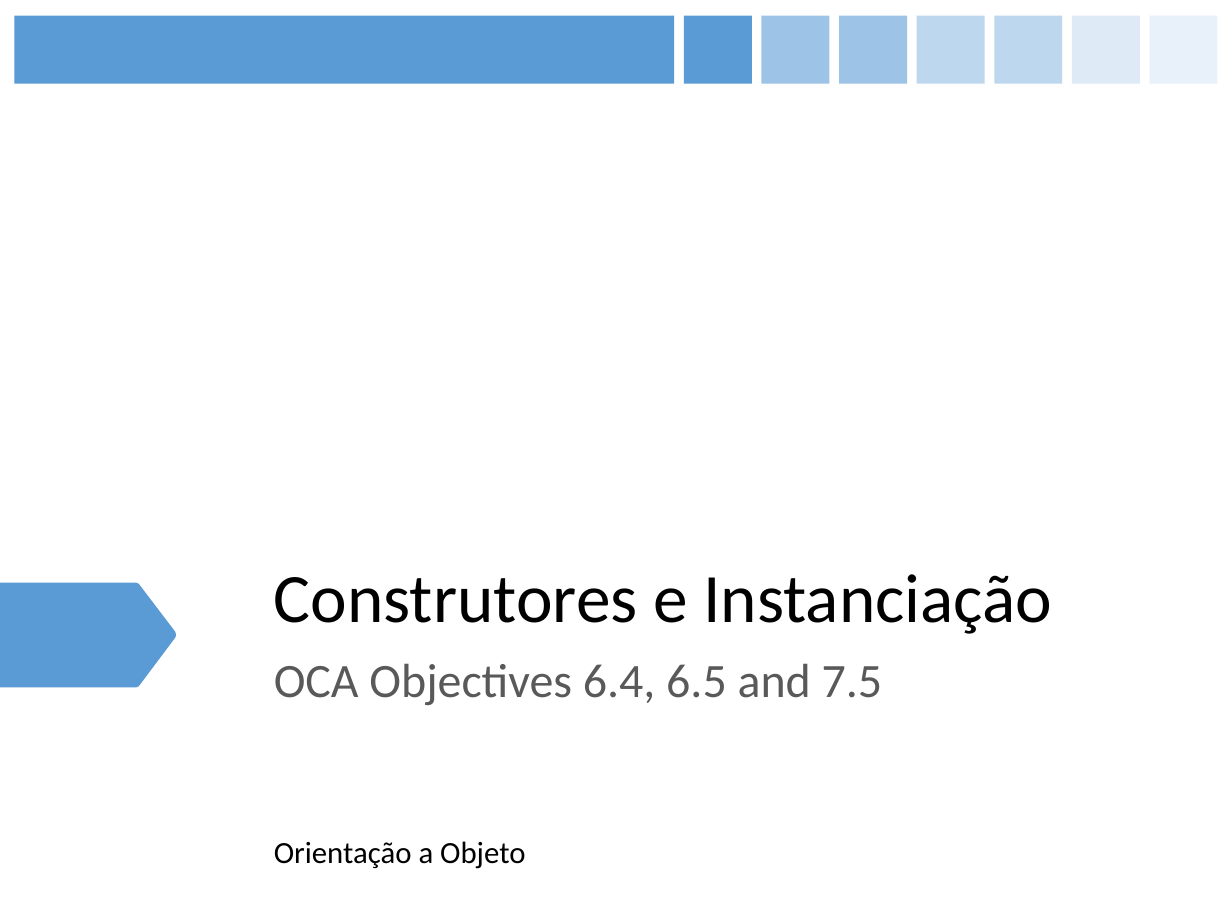
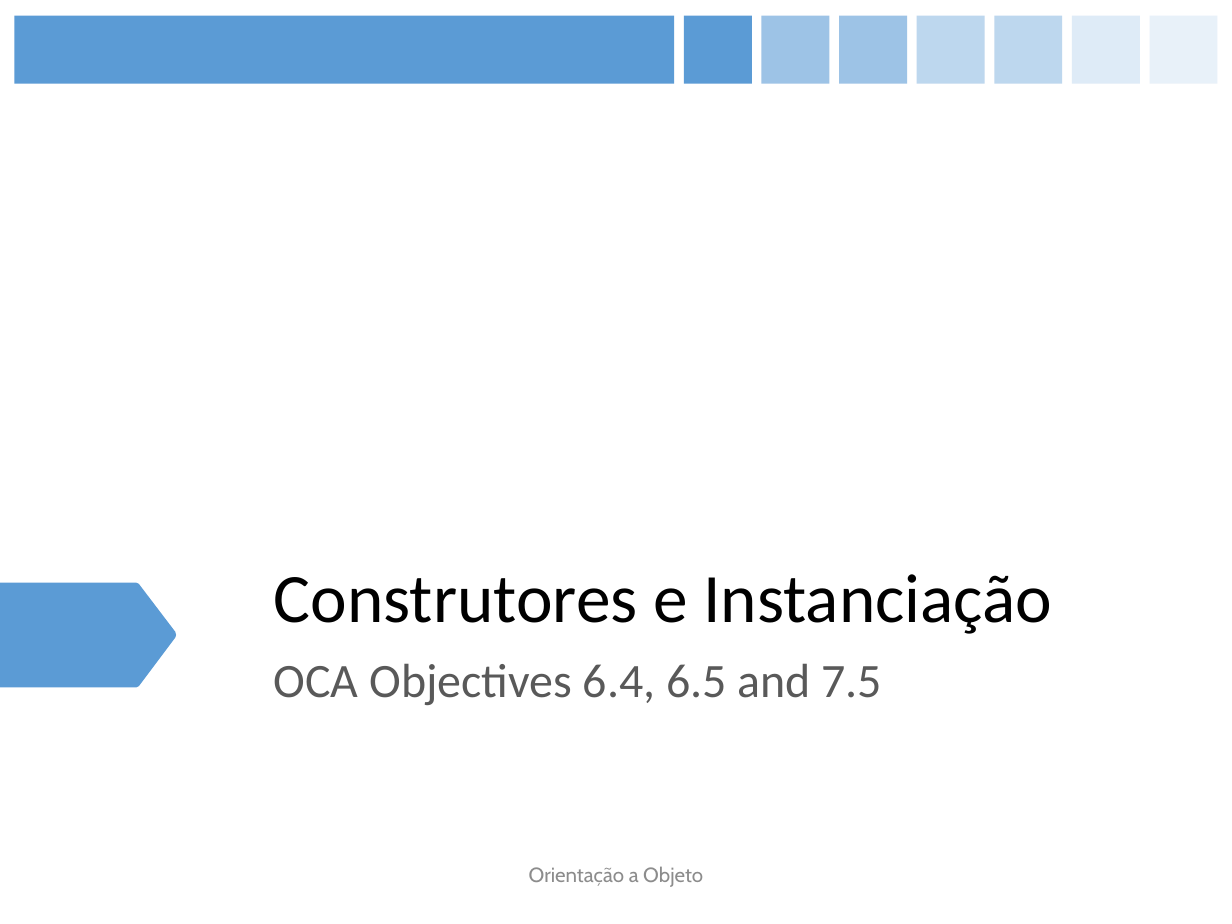
Before and after one commit to figueiredojrr/treinamentoJavaSeOcaAgosto, a slide deck: slide 46 of TreinamentoJavaSeOca/documentos/apresentação/OCA.pptx (slide 43 before the commit). Drawn at 1232x924 pixels with LibreOffice and Linux fonts; fonts in the diff are those of the drawing. Boxes give left, top, right and bottom in pixels: in the first picture for what was removed or moved away, otherwise in the second. Text is boxed around its words. In the diff, an @@ line names an element or a change of style, - is before the commit and + after.

```diff
--- a/TreinamentoJavaSeOca/documentos/apresentação/OCA.pptx
+++ b/TreinamentoJavaSeOca/documentos/apresentação/OCA.pptx
@@ text "Orientação a Objeto": place and size @@
-text "Orientação a Objeto" at <box>274,841,525,869</box>
+text "Orientação a Objeto" at <box>529,866,703,887</box>
@@ text "Orientação a Objeto" at <box>529,866,703,887</box>: size 18 to 12 pt, font Calibri to Cabin, text colour #000000 to #8C8C8C; alignment left to centre @@
```
Also in this commit, not shown: 2 other slides changed, 7 slides added.
